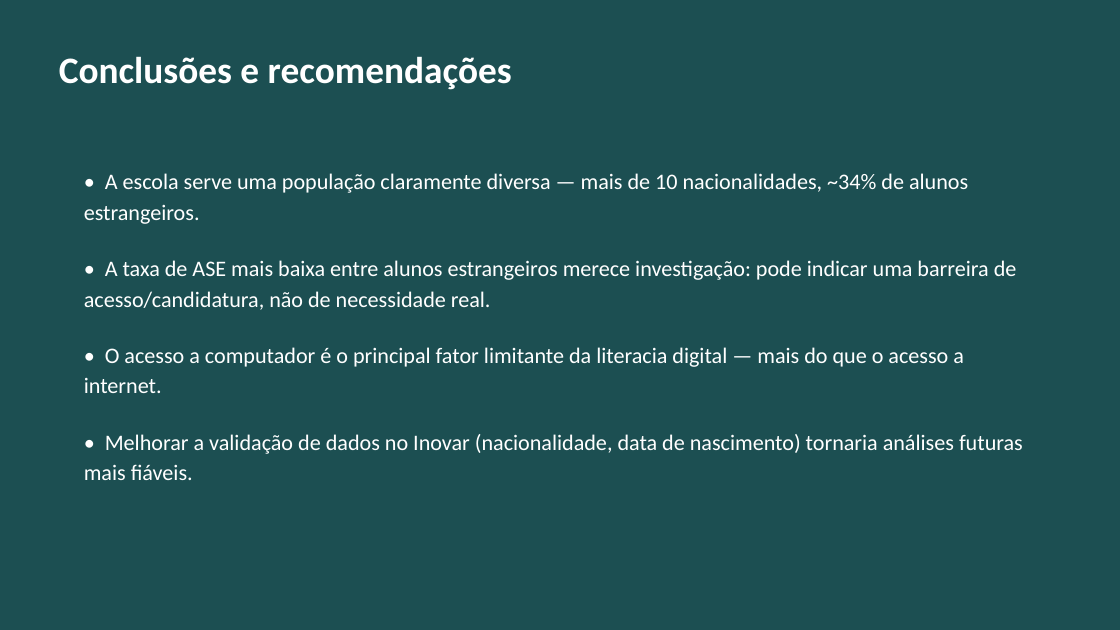
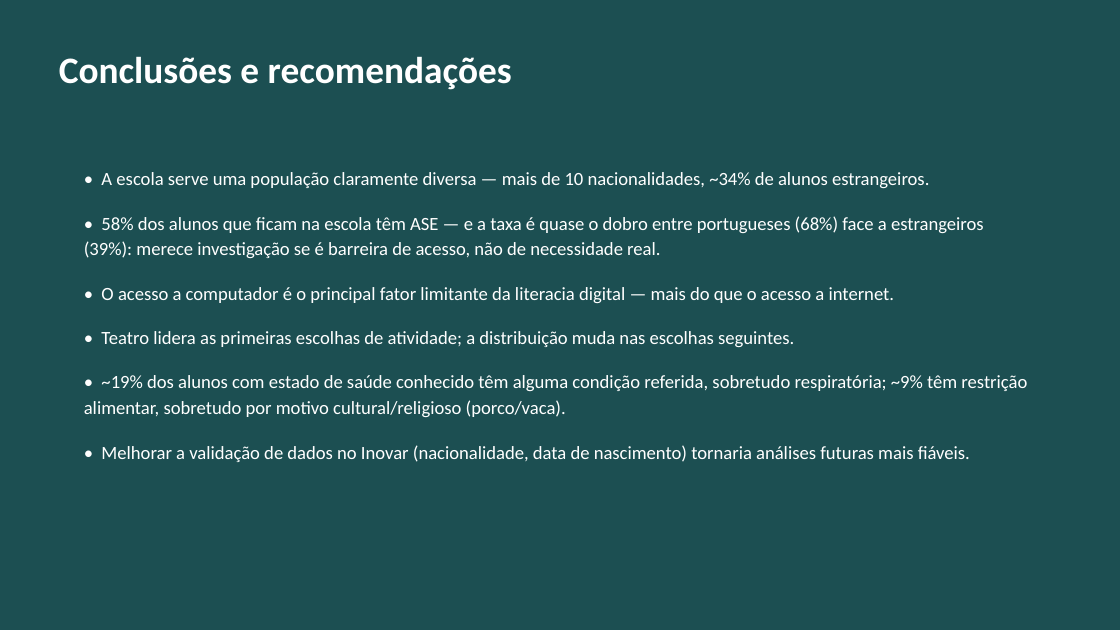
Before and after one commit to ncdomingues/escola-teip-analytics, a slide deck: slide 12 of slides/apresentacao.pptx (slide 9 before the commit). Drawn at 1120x630 pixels with LibreOffice and Linux fonts; fonts in the diff are those of the drawing. Boxes give left, top, right and bottom in pixels: in the first picture for what was removed or moved away, otherwise in the second. Text is boxed around its words. In the diff, an @@ line names an element or a change of style, - is before the commit and + after.

Commit message:
Add extended-day enrollment, activity choices, and health/dietary breakdowns
- Restrict form-gated fields (ASE, RTP, PEI, PC/Internet, oferta de escola,
  autorização de saída) to students who actually stay for extended-day
  activities - confirmed empirically that non-staying students have these
  ~90% blank, so including them understated every rate (ASE 39%->58%).
- Add categorized (never verbatim) health-condition and dietary-restriction
  breakdowns, with the same small-group suppression rule used for rare
  nationalities.
- Add activity-choice counts by rank and by grade.
- Fix a stray casing typo in the source data ("musica" vs "Música").
- Wire all of the above into the notebook, dashboard, and slide deck.

```diff
--- a/slides/apresentacao.pptx
+++ b/slides/apresentacao.pptx
@@ text at (101, 172, 970, 462): size 19 to 16 pt in "• A escola serve uma população claramente ...", "• O acesso a computador é o ...", "• Melhorar a validação de dados no ..."; less space between paragraphs @@
@@ text at (84, 216, 984, 258): text changed; size 19 to 16 pt @@
-• A taxa de ASE mais baixa entre alunos estrangeiros merece investigação: pode indicar uma barreira de acesso/candidatura, não de necessidade real.
+• 58% dos alunos que ficam na escola têm ASE — e a taxa é quase o dobro entre portugueses (68%) face a estrangeiros (39%): merece investigação se é barreira de acesso, não de necessidade real.
@@ text at (84, 331, 1027, 417): paragraphs added @@
+• Teatro lidera as primeiras escolhas de atividade; a distribuição muda nas escolhas seguintes.
+• ~19% dos alunos com estado de saúde conhecido têm alguma condição referida, sobretudo respiratória; ~9% têm restrição alimentar, sobretudo por motivo cultural/religioso (porco/vaca).
```
Also in this commit, not shown: 1 other slide changed, 3 slides added, 15 other files.
